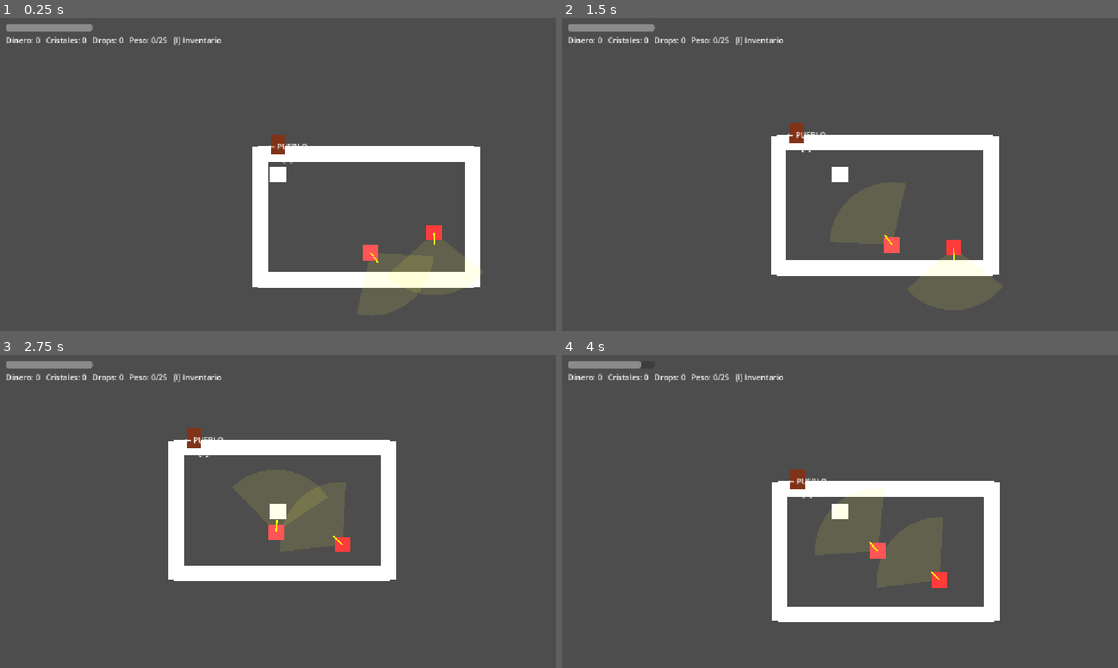
Above: before the commit, frames 1-4 (two rows, left to right).
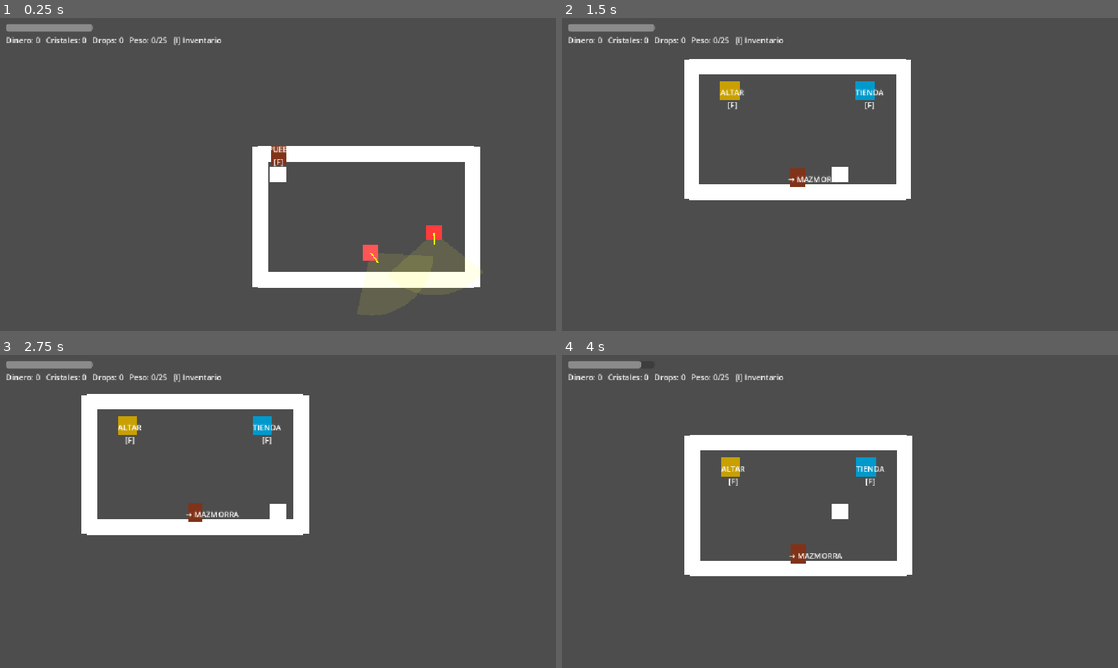
Above: after the commit, the same moments.

Repository: FurrionHD/prototipo-rpg-mazmorras
Game: Godot game, scene res://scenes/levels/main.tscn
The game is run twice, just before and just after one commit, with the same random seed, the same clock (stepped at 60 frames per second) and the same inputs.
Inputs:
- Up to frame 1 (0.25 s): no input
- Up to frame 2 (1.5 s): tap Enter at 0.5 s; hold D (move_right) 0.53-1.28 s; hold F 0.53-1.28 s; tap Space at 0.77, 0.8, 1.07, 1.35 s; hold S (move_down) from 1.28 s (still down)
- Up to frame 3 (2.75 s): tap Space at 1.52, 1.82, 2.3 s; tap F at 1.55 s; release S (move_down) at 2.03 s; hold D (move_right) from 2.03 s (still down); hold F from 2.03 s (still down)
- Up to frame 4 (4 s): release D (move_right) at 2.78 s; release F at 2.78 s; hold W (move_up) 2.78-3.53 s; tap Ctrl at 2.85 s; tap Space at 3.02, 3.32, 3.77, 3.8 s; tap F at 3.05 s; hold A (move_left) from 3.53 s (still down); hold Shift from 3.53 s (still down)

The runs differ from the first frame. In frame 1, 0.3% of the frame differs, in the area x 48-56%, y 37-48%; in frame 2, 13%; in frame 3, 13%, in the area x 14-72%, y 12-73%; in frame 4, 13%.

Commit message:
Balance Excelia (curva completa) + fixes de pueblo
Curva de subida de habilidades afinada en todos los tramos (novato<->experto
x enemigo debil<->fuerte), sin parchear un punto y descolocar el resto:

- Destreza (extraccion): curva dificultad^2/PIVOTE con pendiente y tope propios
  (PIVOTE=1.5, SLOPE=0.65, RETO_MAX=8). Experto vs bicho flojo ~0; novato vs
  bicho superior sube mucho. Minimo 3 pulsaciones en la extraccion.
- Fisicas (Fuerza/Resistencia/Agilidad): tope propio RETO_MAX_FISICO=5 via
  nuevo parametro max_reto en ganar(). Suelo de poder del jugador 10->40 para
  graduar el arranque (solo fisicas; se autodesactiva al pasar de 40 de stats).
- RETO_MAX global 3->8 (enemigo muy superior = mas ganancia).

Fixes:
- Rebote de puertas al mantener F: el jugador nuevo ignora F/Espacio ya
  pulsadas al aparecer en la escena.
- Inventario congelado tras pulsar R con [I] abierto: el HUD resetea
  Game.inventory_open al crearse.
- Tienda: desglose por cristal en consola + constante PRECIO_AZAR.

Co-Authored-By: Claude Opus 4.8 <noreply@anthropic.com>

Diff:
--- a/scenes/levels/main.tscn
+++ b/scenes/levels/main.tscn
@@ -34,18 +34,20 @@
 [node name="Enemy2" parent="." unique_id=1407901393 instance=ExtResource("3_y0acb")]
 position = Vector2(343, 296)
 
-[node name="DoorTown" type="Node2D" parent="." unique_id=4294967295]
-position = Vector2(157, 80)
+[node name="DoorTown" type="Node2D" parent="." unique_id=-1]
+position = Vector2(157, 119)
 script = ExtResource("4_l2q5x")
 
-[node name="Sprite" type="ColorRect" parent="DoorTown"]
-offset_left = -15.0
-offset_top = -20.0
-offset_right = 15.0
-offset_bottom = 20.0
+[node name="Sprite" type="ColorRect" parent="DoorTown" unique_id=274962040]
+offset_left = -14.0
+offset_top = -37.0
+offset_right = 16.0
+offset_bottom = 3.0
 color = Color(0.5, 0.2, 0.1, 1)
 
-[node name="Label" type="Label" parent="DoorTown/Sprite"]
+[node name="Label" type="Label" parent="DoorTown/Sprite" unique_id=1141163075]
+layout_mode = 1
+anchors_preset = 8
 anchor_left = 0.5
 anchor_top = 0.5
 anchor_right = 0.5
--- a/scenes/levels/town.tscn
+++ b/scenes/levels/town.tscn
@@ -80,7 +80,7 @@
 vertical_alignment = 1
 
 [node name="Door" type="Node2D" parent="."]
-position = Vector2(340, 360)
+position = Vector2(340, 330)
 script = ExtResource("5_a9z8k")
 
 [node name="Sprite" type="ColorRect" parent="Door"]
--- a/scripts/actors/player/player.gd
+++ b/scripts/actors/player/player.gd
@@ -66,6 +66,13 @@
 	_stamina_bar = _crear_barra_aguante()
 	add_child(preload("res://scripts/ui/hud.gd").new())  # HUD de inventario
 	_last_pos = global_position
+
+	# Si llegamos a esta escena con F/Espacio ya pulsadas (p. ej. justo despues
+	# de viajar por una puerta), las marcamos como "ya pulsadas" para NO
+	# dispararlas de nuevo hasta que el jugador las suelte y las vuelva a pulsar.
+	# Esto evita el rebote entre escenas al mantener F pulsada.
+	_interact_was = Input.is_key_pressed(KEY_F)
+	_attack_was_pressed = Input.is_key_pressed(KEY_SPACE)
 
 	# Aguante maximo segun las stats del jugador (Resistencia y Agilidad).
 	max_stamina = base_stamina \
@@ -150,7 +157,8 @@
 		while _dist_overload >= _DIST_TICK:
 			_dist_overload -= _DIST_TICK
 			var over: float = Game.ratio_carga() - Game.overload_threshold
-			Game.ganar("fuerza", clampf(over * 5.0, 0.0, Game.RETO_MAX), Game.GAIN_FUERZA_PESO)
+			Game.ganar("fuerza", clampf(over * 5.0, 0.0, Game.RETO_MAX_FISICO), Game.GAIN_FUERZA_PESO,
+				Game.RETO_MAX_FISICO)
 
 	# Agilidad: CORRER cerca de un enemigo (correr sin enemigos no sirve).
 	if moved > 0.0 and movement_mode == 2:
@@ -159,7 +167,8 @@
 			_dist_run += moved
 			while _dist_run >= _DIST_TICK:
 				_dist_run -= _DIST_TICK
-				Game.ganar("agilidad", Game.reto(_poder_enemigo_nodo(enemigo)), Game.GAIN_AGILIDAD_CORRER)
+				Game.ganar("agilidad", Game.reto(_poder_enemigo_nodo(enemigo)), Game.GAIN_AGILIDAD_CORRER,
+					Game.RETO_MAX_FISICO)
 
 	# Ataque hacia delante para iniciar combate (sin tener que tocar al enemigo).
 	var atk: bool = Input.is_key_pressed(KEY_SPACE)
--- a/scripts/core/game.gd
+++ b/scripts/core/game.gd
@@ -36,22 +36,40 @@
 const ABILITY_CAP := 999.0
 const DIMINISH_POWER := 0.8        # <1 = curva mas suave (aguanta mas arriba)
 const DIMINISH_FLOOR := 0.15       # suelo: cerca de 999 sigues subiendo (lento, no 0)
-const RETO_MAX := 3.0              # tope de dificultad relativa
-const PODER_JUGADOR_SUELO := 10.0  # suelo para no dividir por 0 a nivel 0
+const RETO_MAX := 8.0              # tope de dificultad relativa (enemigo muy superior = mas ganancia)
+# Tope de reto SOLO para las stats FISICAS (Fuerza/Resistencia/Agilidad): mas
+# bajo que el de Destreza (8) para que no se disparen contra enemigos superiores.
+const RETO_MAX_FISICO := 5.0
+# Suelo de PODER del jugador (solo lo usa reto() -> stats fisicas). A nivel 0 tu
+# poder real es ~0; este suelo evita que CUALQUIER bicho te parezca amenaza
+# maxima al arrancar (con 40, el slime por defecto de 125 da reto ~3, graduado).
+# OJO: el minijuego de Destreza usa OTRO piso (EXTRACTION_DESTREZA_FLOOR), aparte.
+const PODER_JUGADOR_SUELO := 40.0
 # Ganancias base por fuente (ajustables).
 const GAIN_FUERZA_ATAQUE := 0.15
 const GAIN_FUERZA_PESO := 0.0    # DESACTIVADA por ahora (rediseñar sin romper escalado)
 const GAIN_AGILIDAD_CORRER := 0.12
 const GAIN_RESISTENCIA_GOLPE := 0.3
-const GAIN_DESTREZA_MINIJUEGO := 1.0
+const GAIN_DESTREZA_MINIJUEGO := 2.2  # arranque (Destreza baja); el pivote de abajo modula el resto
 # --- Dificultad de la extraccion ---
 # Exigencia del enemigo = suma_habilidades x FACTOR. Dificultad relativa =
 # exigencia / (tu Destreza + SUELO). ~1 = a la par; >1 mas dificil. La
 # dificultad hace la zona mas pequeña Y el marcador mas rapido.
 const EXTRACTION_REQ_FACTOR := 0.25
 const EXTRACTION_BASE_ZONE := 0.16      # tamaño de zona a dificultad 1
-const EXTRACTION_DESTREZA_FLOOR := 50.0 # skill base (novato no siempre al minimo)
+const EXTRACTION_DESTREZA_FLOOR := 20.0 # skill base minimo (bajo: el novato SI sufre)
 const EXTRACTION_BASE_MARKER := 0.8     # velocidad del marcador a dificultad 1
+# Pivote para la GANANCIA de Destreza: solo aprendes de verdad si la extraccion
+# fue dura PARA TI. Por debajo de este reto la ganancia cae en picado (curva ^2);
+# por encima se mantiene. Sube el pivote para castigar mas las extracciones
+# faciles (experto sacando de bichos flojos ~0); bajalo para lo contrario.
+const EXTRACTION_DESTREZA_PIVOTE := 1.5
+# Por ENCIMA del pivote la Destreza SIGUE subiendo con el reto (extraccion
+# durisima = novato vs bicho superior = mucha mas Destreza), pero COMPRIMIDA por
+# esta pendiente para no dispararse, y con un tope PROPIO mas alto que el global
+# RETO_MAX (una extraccion brutal enseña mucho mas que una "solo dificil").
+const EXTRACTION_DESTREZA_SLOPE := 0.65
+const EXTRACTION_DESTREZA_RETO_MAX := 8.0
 
 # Dificultad del ultimo minijuego de extraccion (para la ganancia de Destreza).
 var _last_extraction_zone: float = 0.13
@@ -181,13 +199,15 @@
 # --- Subida de habilidades ---
 
 # Suma una ganancia al INTERNO de una habilidad, con rendimientos decrecientes.
-func ganar(abil: String, reto_val: float, base: float) -> void:
+# max_reto = tope del reto para ESTA ganancia. Por defecto RETO_MAX (8, el de
+# Destreza); las stats fisicas pasan RETO_MAX_FISICO (5) para no dispararse.
+func ganar(abil: String, reto_val: float, base: float, max_reto: float = RETO_MAX) -> void:
 	if not ability_internal.has(abil):
 		return
 	var interno: float = ability_internal[abil]
 	var factor: float = maxf(DIMINISH_FLOOR,
 		pow(clampf(1.0 - interno / ABILITY_CAP, 0.0, 1.0), DIMINISH_POWER))
-	var gain: float = base * clampf(reto_val, 0.0, RETO_MAX) * factor
+	var gain: float = base * clampf(reto_val, 0.0, max_reto) * factor
 	ability_internal[abil] = interno + gain
 
 # Poder del jugador (suma de visibles) con un suelo para no dividir por 0.
@@ -291,13 +311,14 @@
 
 	# Pulsaciones: base del enemigo, ajustadas por la DIFICULTAD:
 	#   dificil (enemigo muy superior) -> MAS pulsaciones (~2x = +1, ~3x = +2...);
-	#   facil (tu muy superior) -> MENOS (minimo 1). Y las herramientas restan.
+	#   facil (tu muy superior) -> MENOS. Y las herramientas restan.
+	# SIEMPRE minimo 3: una extraccion nunca es un "toque y listo".
 	var ajuste_hits: int = 0
 	if difficulty >= 1.0:
 		ajuste_hits = floori(difficulty) - 1
 	else:
 		ajuste_hits = -(floori(1.0 / difficulty) - 1)
-	var required_hits: int = maxi(1,
+	var required_hits: int = maxi(3,
 		data.extraction_hits + ajuste_hits - tool_hit_reduction)
 	# Guardamos la dificultad para la ganancia de Destreza al terminar.
 	_last_extraction_zone = zone_ratio
@@ -335,10 +356,24 @@
 		crystals.append(cristal)
 		print("Obtienes cristal categoria ", cristal.categoria,
 			" (", cristal.calidad_texto(), "). Total: ", crystals.size())
-		# Destreza: subes mas cuanto mas dificil era el minijuego (zona pequeña
-		# + mas pulsaciones). Facil = poco.
-		var dificultad: float = clampf((EXTRACTION_BASE_ZONE / _last_extraction_zone)
-			* (float(_last_extraction_hits) / 3.0), 0.0, RETO_MAX)
+		# Destreza: subes mas cuanto mas dificil era el minijuego PARA TI (zona
+		# pequeña + mas pulsaciones = reto alto). El reto ya es relativo a tu
+		# Destreza, asi que un experto sacando de un bicho flojo tiene reto bajo.
+		var reto_bruto: float = (EXTRACTION_BASE_ZONE / _last_extraction_zone) \
+			* (float(_last_extraction_hits) / 3.0)
+		# Forma de la curva segun el reto que fue PARA TI:
+		#  - reto <= pivote: curva ^2 que HUNDE lo facil (experto vs bicho flojo ~0);
+		#    baja los casos "200 vs mismo nivel/debil".
+		#  - reto  > pivote: SIGUE subiendo (lineal comprimido por SLOPE) hasta un
+		#    tope propio ALTO; asi "novato vs bicho muy superior" (extraccion
+		#    brutal) da mucha Destreza, no se queda capado como antes.
+		var dificultad: float
+		if reto_bruto <= EXTRACTION_DESTREZA_PIVOTE:
+			dificultad = reto_bruto * reto_bruto / EXTRACTION_DESTREZA_PIVOTE
+		else:
+			dificultad = EXTRACTION_DESTREZA_PIVOTE \
+				+ (reto_bruto - EXTRACTION_DESTREZA_PIVOTE) * EXTRACTION_DESTREZA_SLOPE
+		dificultad = clampf(dificultad, 0.0, EXTRACTION_DESTREZA_RETO_MAX)
 		ganar("destreza", dificultad, GAIN_DESTREZA_MINIJUEGO)
 	else:
 		print("El cristal se rompio: lo has perdido.")
--- a/scripts/town/shop.gd
+++ b/scripts/town/shop.gd
@@ -1,7 +1,11 @@
 extends Node2D
 
-# Tienda: presionar F para vender SOLO cristales por dinero
-# Precio = valor_base(categoria^2) × multiplicador_calidad × (1 ± azar 20%)
+# Tienda: presionar F para vender SOLO cristales por dinero.
+# Precio de cada cristal = valor_estimado (categoria^2 x calidad) con un
+# margen ALEATORIO de +/- PRECIO_AZAR (20%) para arriba o para abajo.
+
+# Margen de aleatoriedad del precio respecto al valor estimado (0.2 = +/-20%).
+const PRECIO_AZAR := 0.2
 
 func _ready() -> void:
 	add_to_group("interactable")
@@ -15,13 +19,16 @@
 	var total_dinero: int = 0
 	var cantidad: int = 0
 
-	# Vender todos los cristales.
+	# Vender todos los cristales. Cada uno tira su propio +/-20%.
 	for cristal in Game.crystals:
-		var precio_base: int = cristal.valor_estimado()
-		var azar: float = randf_range(-0.2, 0.2)
-		var precio_final: int = maxi(1, int(round(precio_base * (1.0 + azar))))
+		var estimado: int = cristal.valor_estimado()
+		var azar: float = randf_range(-PRECIO_AZAR, PRECIO_AZAR)
+		var precio_final: int = maxi(1, int(round(estimado * (1.0 + azar))))
 		total_dinero += precio_final
 		cantidad += 1
+		# Desglose por cristal para VER la aleatoriedad (estimado -> real).
+		print("[Tienda]   Cat %d (%s): estimado %d -> vendido %d" % [
+			cristal.categoria, cristal.calidad_texto(), estimado, precio_final])
 
 	Game.money += total_dinero
 	Game.crystals.clear()
--- a/scripts/ui/combat.gd
+++ b/scripts/ui/combat.gd
@@ -166,7 +166,9 @@
 	var dmg := StatsMath.damage(_player.atk(), _enemy.def_value())
 	_enemy.take_damage(dmg)
 	# Excelia: atacar sube Fuerza (arma_factor = 1.0 placeholder hasta tener equipo).
-	Game.ganar("fuerza", Game.reto(_poder_enemigo()) * 1.0, Game.GAIN_FUERZA_ATAQUE)
+	# Tope fisico (5) para no dispararse contra enemigos muy superiores.
+	Game.ganar("fuerza", Game.reto(_poder_enemigo()) * 1.0, Game.GAIN_FUERZA_ATAQUE,
+		Game.RETO_MAX_FISICO)
 	_set_log("%s ataca por %d de daño." % [_player.nombre, dmg])
 	_update_hp()
 	_attack_button.disabled = true
@@ -188,7 +190,8 @@
 	# ataque), modulada por el DAÑO recibido (golpe gordo entrena mas). Asi
 	# tambien sube bien al principio, cuando el enemigo es un gran reto.
 	var dmg_mult: float = clampf(float(dmg) / maxf(1.0, float(_player.max_hp) * 0.1), 0.5, 2.0)
-	Game.ganar("resistencia", Game.reto(_poder_enemigo()) * dmg_mult, Game.GAIN_RESISTENCIA_GOLPE)
+	Game.ganar("resistencia", Game.reto(_poder_enemigo()) * dmg_mult, Game.GAIN_RESISTENCIA_GOLPE,
+		Game.RETO_MAX_FISICO)
 	_set_log("%s te ataca por %d de daño." % [_enemy.nombre, dmg])
 	_update_hp()
 
--- a/scripts/ui/hud.gd
+++ b/scripts/ui/hud.gd
@@ -18,6 +18,12 @@
 
 func _ready() -> void:
 	layer = 5  # por encima de la mazmorra, por debajo del combate (100)
+
+	# Un HUD recien creado SIEMPRE arranca con el inventario cerrado. Reiniciamos
+	# el flag global por si veniamos de una escena con el inventario abierto (p.ej.
+	# pulsar R para recargar teniendolo abierto): si no, el jugador nuevo se
+	# quedaria congelado creyendo que el inventario sigue abierto.
+	Game.inventory_open = false
 
 	# Contador siempre visible (debajo de la barra de aguante).
 	_counts = Label.new()
Not shown: 1 places in scenes/levels/main.tscn that only renumber resources
Not shown: 1 places in scenes/levels/town.tscn that only renumber resources
Not shown, added: scripts/town/altar.gd.uid
Not shown, added: scripts/town/door.gd.uid
Not shown, added: scripts/town/shop.gd.uid
Not shown, changed: NOTAS.md
